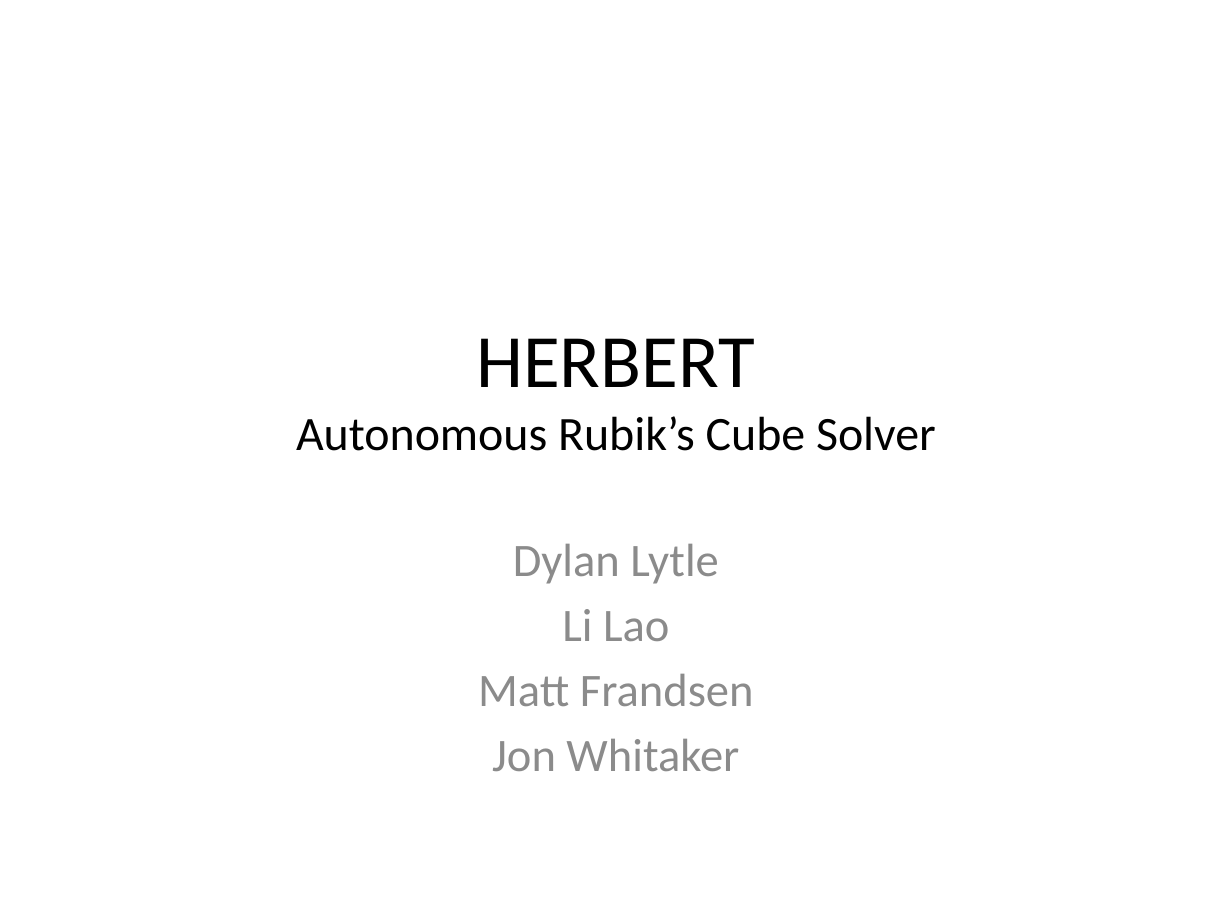
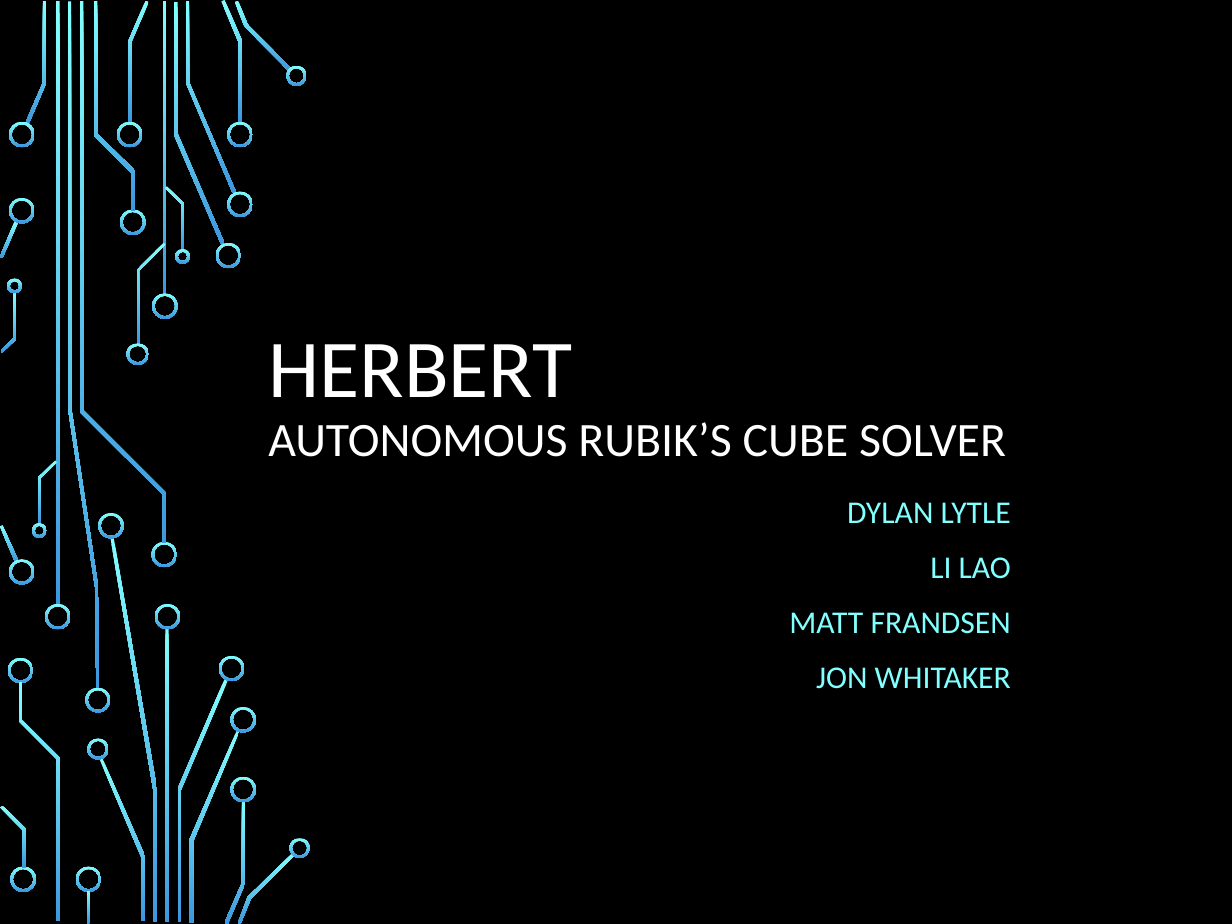
Before and after one commit to jon-whit/herbert, a slide deck: slide 1 of Documents/Presentations/HerbertPresentation.pptx. Drawn at 1232x924 pixels with LibreOffice and Linux fonts; fonts in the diff are those of the drawing; background and template pictures are left out. Boxes give left, top, right and bottom in pixels: in the first picture for what was removed or moved away, otherwise in the second. Text is boxed around its words. In the diff, an @@ line names an element or a change of style, - is before the commit and + after.

Commit message:
Added Background, Introduction, OpenCV, and Kcube sections. Changed slide style.

```diff
--- a/Documents/Presentations/HerbertPresentation.pptx
+++ b/Documents/Presentations/HerbertPresentation.pptx
@@ background #FFFFFF to picture (left out) @@
@@ title "HERBERT AUTONOMOUS RUBIK’S CUBE SOLVER" at (268,344,1006,457): vertical alignment middle to bottom @@
@@ title at (268,344,1006,457): text changed; text colour #000000 to #FFFFFF @@
-HERBERT
-Autonomous Rubik’s Cube Solver
+HERBERT
+AUTONOMOUS RUBIK’S CUBE SOLVER
@@ subtitle at (789,502,1011,689): text changed; size 27.2 to 18.5 pt; text colour #8C8C8C to #82FFFF @@
-Dylan Lytle
-Li Lao
-Matt Frandsen
-Jon Whitaker
+DYLAN LYTLE
+LI LAO
+MATT FRANDSEN
+JON WHITAKER
@@ group added at (0,0,310,924): 50 freeform shapes, 4 rectangles @@
```
Also in this commit, not shown: 11 other slides changed, 4 slides added, 3 slides removed.
